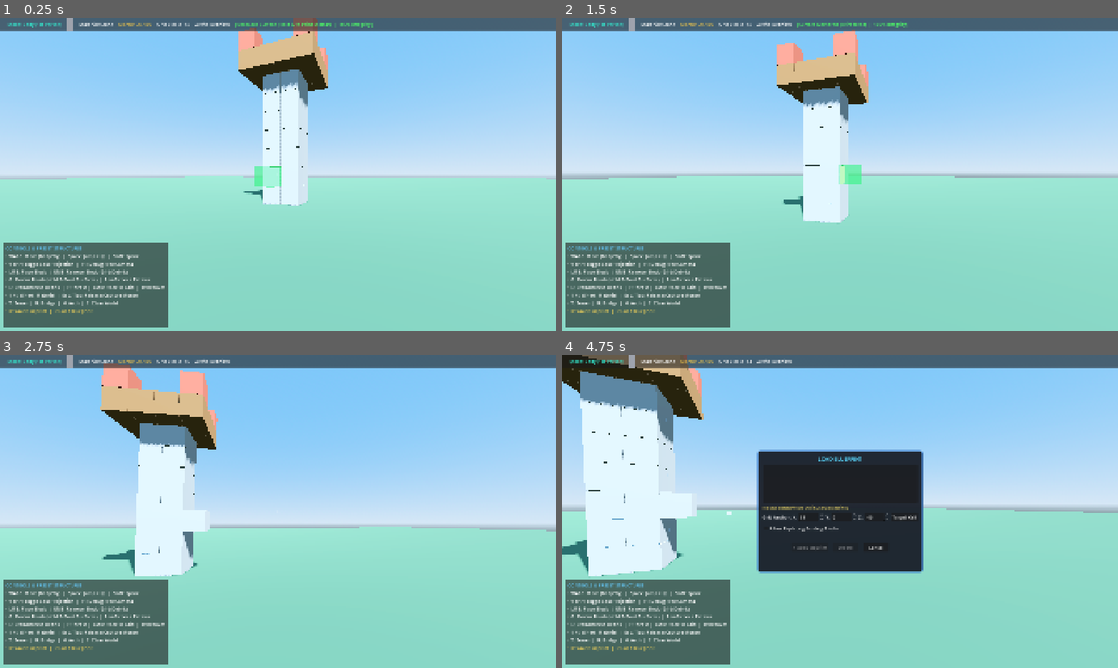
Above: before the commit, frames 1-4 (two rows, left to right).
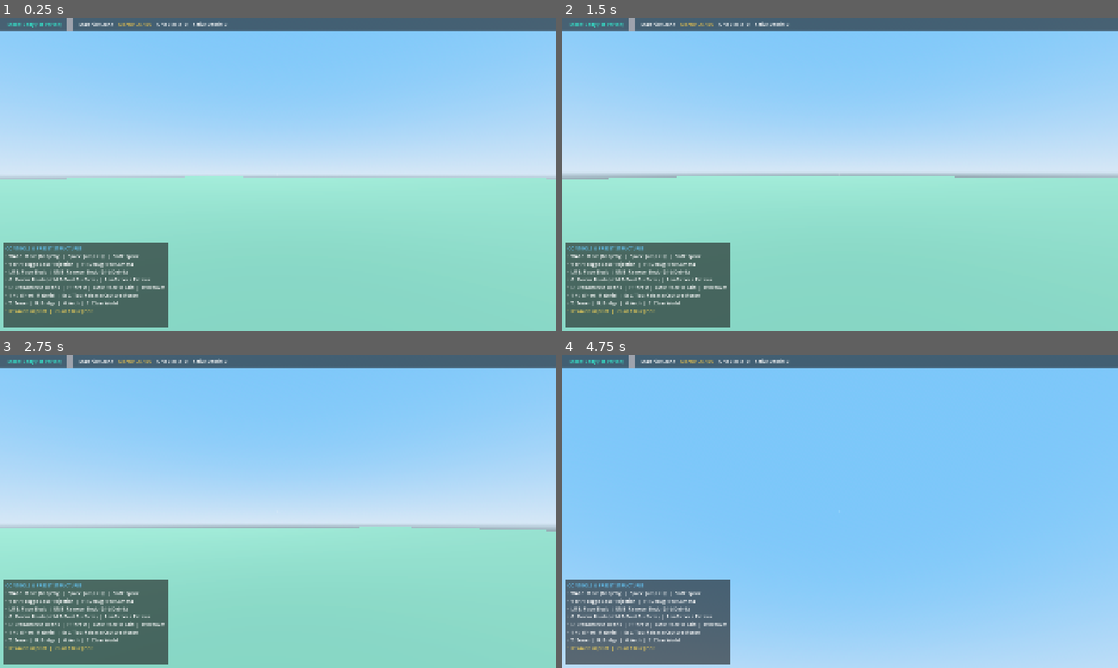
Above: after the commit, the same moments.

Repository: DPoveaa/my-story
Game: Godot game, scene res://scenes/world/GameWorld.tscn
Same seed, same stepped clock (60 frames per second), same inputs: the game is played once before the commit and once after it.
Inputs (mouse positions are in pixels of both pictures, inside the frame that each line leads up to):
- Up to frame 1 (0.25 s): no input
- Up to frame 2 (1.5 s): tap Enter at 0.5 s; move the mouse to (867, 174) at 0.52 s; hold Space (fly_up) from 0.53 s (still down); click (867, 174) at 0.6 s; move the mouse to (812, 174) at 1.27 s; tap G (apply_cement) at 1.35 s
- Up to frame 3 (2.75 s): keep holding Space (fly_up); click (250, 511) at 1.55 s; move the mouse to (289, 505) at 2.02 s; hold E (interact) from 2.03 s (still down); click (289, 505) at 2.3 s
- Up to frame 4 (4.75 s): move the mouse to (834, 517) at 2.77 s; release E (interact) at 2.78 s; click (834, 517) at 2.85 s; move the mouse to (878, 514) at 3.52 s; hold R (recover_block) 3.53-4.25 s; click (878, 514) at 3.8 s; tap L (load_blueprint) at 4.15 s; release Space (fly_up) at 4.25 s; drag from (673, 464) to (756, 433) at 4.27 s

The runs differ from the first frame. In frame 1, 5.9% of the frame differs, in the area x 33-68%, y 0-60%; in frame 2, 6.0%; in frame 3, 8.1%; in frame 4, 75%, in the area x 0-100%, y 0-100%.
Error after the commit: Parse Error: Cannot infer the type of "conflicts" variable because the value doesn't have a set type. (res://scenes/ui/BuildHUD.gd:513)

Commit message:
Implement M4 Reconstruction Planner, bounded area blueprints, and debris UI
- Implement ReconstructionPlanner (systems/blueprint/ReconstructionPlanner.gd) with deterministic cell classification (PRESENT, MISSING, CONFLICT, INVALID)
- Integrate reconstruction plan API in BlueprintManager and BuildHUD UI with summary counts and Inspect Plan feedback
- Preserve block durability immunity on physical contact, bumping, and debris movement while keeping joint breakage intact
- Maintain interactive two-corner area registration (K key), 3D box preview rendering, and desired layout persistence across collapses
- Exclude held debris in CollapseOrchestrator.is_cell_blocked_by_debris for mortar-coated debris ground placement
- Add 6 automated test cases in test_m4.gd covering all ReconstructionPlanner classification states, mixed states, and deterministic plan re-evaluation

Co-authored-by: DPoveaa <107443470+DPoveaa@users.noreply.github.com>

Diff:
--- a/autoloads/BlueprintManager.gd
+++ b/autoloads/BlueprintManager.gd
@@ -12,6 +12,7 @@
 signal blueprint_deleted(name: String)
 
 const BlueprintDataScript = preload("res://data/BlueprintData.gd")
+const ReconstructionPlannerScript = preload("res://systems/blueprint/ReconstructionPlanner.gd")
 
 @export var storage_dir: String = "user://blueprints"
 
@@ -408,6 +409,12 @@
 		return false
 	return save_blueprint(bp, true)
 
+## Generates a ReconstructionPlanner comparison between a blueprint and current world state.
+func plan_reconstruction(blueprint: BlueprintData, anchor_cell: Vector3i, player: Node = null) -> RefCounted:
+	var grid := _get_grid()
+	var orch := _get_orchestrator()
+	return ReconstructionPlannerScript.generate_plan(blueprint, anchor_cell, grid, orch, player)
+
 # ==============================================================================
 # INTENTIONAL PLAYER EDIT TRACKING (Vs. Collapses / Destruction)
 # ==============================================================================
--- a/scenes/ui/BuildHUD.gd
+++ b/scenes/ui/BuildHUD.gd
@@ -43,6 +43,7 @@
 var _anchor_z: SpinBox = null
 var _replace_checkbox: CheckBox = null
 var _load_place_btn: Button = null
+var _load_inspect_btn: Button = null
 var _load_delete_btn: Button = null
 
 func _ready() -> void:
@@ -410,6 +411,12 @@
 	_load_place_btn.pressed.connect(_on_load_confirm_pressed)
 	btns_hbox.add_child(_load_place_btn)
 
+	_load_inspect_btn = Button.new()
+	_load_inspect_btn.text = "Inspect Plan"
+	_load_inspect_btn.custom_minimum_size = Vector2(110, 32)
+	_load_inspect_btn.pressed.connect(_on_inspect_plan_pressed)
+	btns_hbox.add_child(_load_inspect_btn)
+
 	_load_delete_btn = Button.new()
 	_load_delete_btn.text = "Delete"
 	_load_delete_btn.custom_minimum_size = Vector2(90, 32)
@@ -464,9 +471,60 @@
 	var bp = bp_mgr.load_blueprint(bp_name)
 	if bp != null:
 		var dims: Vector3i = bp.get_dimensions()
-		_load_details_label.text = "Blueprint: %s  |  Blocks: %d  |  Size: %dx%dx%d  |  Joints: %d" % [
-			bp.name, bp.get_block_count(), dims.x, dims.y, dims.z, bp.joints.size()
-		]
+		var anchor := Vector3i(int(_anchor_x.value), int(_anchor_y.value), int(_anchor_z.value))
+		var plan = bp_mgr.plan_reconstruction(bp, anchor, player) if bp_mgr.has_method("plan_reconstruction") else null
+		if plan != null:
+			_load_details_label.text = "Blueprint: %s (%dx%dx%d) | PRESENT: %d | MISSING: %d | CONFLICT: %d | INVALID: %d" % [
+				bp.name, dims.x, dims.y, dims.z,
+				plan.present_count, plan.missing_count, plan.conflict_count, plan.invalid_count
+			]
+		else:
+			_load_details_label.text = "Blueprint: %s  |  Blocks: %d  |  Size: %dx%dx%d  |  Joints: %d" % [
+				bp.name, bp.get_block_count(), dims.x, dims.y, dims.z, bp.joints.size()
+			]
+
+func _on_inspect_plan_pressed() -> void:
+	var selected_items: PackedInt32Array = _load_item_list.get_selected_items()
+	if selected_items.is_empty():
+		_load_feedback_label.text = "Select a blueprint to inspect."
+		_load_feedback_label.add_theme_color_override("font_color", Color(1.0, 0.3, 0.3))
+		return
+
+	var bp_name: String = _load_item_list.get_item_text(selected_items[0])
+	var bp_mgr := _get_blueprint_manager()
+	if bp_mgr == null:
+		return
+
+	var bp = bp_mgr.load_blueprint(bp_name)
+	if bp == null:
+		return
+
+	var anchor := Vector3i(int(_anchor_x.value), int(_anchor_y.value), int(_anchor_z.value))
+	var plan = bp_mgr.plan_reconstruction(bp, anchor, player)
+	if plan == null:
+		return
+
+	var details := "Reconstruction Plan [%s] at (%d,%d,%d):\nPRESENT: %d | MISSING: %d | CONFLICT: %d | INVALID: %d" % [
+		bp.name, anchor.x, anchor.y, anchor.z,
+		plan.present_count, plan.missing_count, plan.conflict_count, plan.invalid_count
+	]
+
+	if plan.conflict_count > 0:
+		var conflicts := plan.get_conflict_entries()
+		var first_conf = conflicts[0]
+		details += "\nConflict at %s: %s" % [str(first_conf.get("world_cell", Vector3i.ZERO)), first_conf.get("reason", "UNKNOWN")]
+	elif plan.invalid_count > 0:
+		var invalids := plan.get_invalid_entries()
+		var first_inv = invalids[0]
+		details += "\nInvalid at %s: Out of Bounds" % str(first_inv.get("world_cell", Vector3i.ZERO))
+
+	_load_feedback_label.text = details
+	if plan.is_fully_intact():
+		_load_feedback_label.add_theme_color_override("font_color", Color(0.3, 1.0, 0.4))
+	elif plan.is_ready_for_reconstruction():
+		_load_feedback_label.add_theme_color_override("font_color", Color(0.4, 0.85, 1.0))
+	else:
+		_load_feedback_label.add_theme_color_override("font_color", Color(1.0, 0.7, 0.2))
 
 func _on_use_aim_pressed() -> void:
 	if player != null and player.has_target:
--- /dev/null
+++ b/systems/blueprint/ReconstructionPlanner.gd
@@ -0,0 +1,149 @@
+class_name ReconstructionPlanner
+extends RefCounted
+
+## Deterministic system that compares a registered construction blueprint against the live world.
+## Identifies what blocks exist (PRESENT), are missing (MISSING), conflict with wrong blocks/debris/player (CONFLICT),
+## or are out of bounds (INVALID).
+## Read-only and non-destructive: does NOT modify the world or live blueprint state during comparison.
+
+class PlanResult extends RefCounted:
+	var blueprint_name: String = ""
+	var anchor_cell: Vector3i = Vector3i.ZERO
+	var total_desired: int = 0
+	var present_count: int = 0
+	var missing_count: int = 0
+	var conflict_count: int = 0
+	var invalid_count: int = 0
+
+	## Array of Dictionary entries:
+	## [
+	##   {
+	##     "rel_pos": Vector3i,
+	##     "world_cell": Vector3i,
+	##     "expected_type": StringName,
+	##     "expected_durability": float,
+	##     "expected_metadata": Dictionary,
+	##     "status": StringName, # &"PRESENT", &"MISSING", &"CONFLICT", &"INVALID"
+	##     "actual_type": StringName,
+	##     "reason": String
+	##   }, ...
+	## ]
+	var entries: Array[Dictionary] = []
+
+	func is_fully_intact() -> bool:
+		return present_count == total_desired and total_desired > 0
+
+	func is_ready_for_reconstruction() -> bool:
+		return conflict_count == 0 and invalid_count == 0 and missing_count > 0
+
+	func get_missing_entries() -> Array[Dictionary]:
+		var res: Array[Dictionary] = []
+		for e in entries:
+			if e.get("status", &"") == &"MISSING":
+				res.append(e)
+		return res
+
+	func get_conflict_entries() -> Array[Dictionary]:
+		var res: Array[Dictionary] = []
+		for e in entries:
+			if e.get("status", &"") == &"CONFLICT":
+				res.append(e)
+		return res
+
+	func get_invalid_entries() -> Array[Dictionary]:
+		var res: Array[Dictionary] = []
+		for e in entries:
+			if e.get("status", &"") == &"INVALID":
+				res.append(e)
+		return res
+
+## Generates a deterministic ReconstructionPlan for the given blueprint and world anchor.
+static func generate_plan(blueprint: BlueprintData, anchor_cell: Vector3i, grid_system: Node, orchestrator: Node = null, player: Node = null) -> PlanResult:
+	var result := PlanResult.new()
+	if blueprint == null:
+		return result
+
+	result.blueprint_name = blueprint.name
+	result.anchor_cell = anchor_cell
+
+	if grid_system == null or blueprint.blocks.is_empty():
+		return result
+
+	result.total_desired = blueprint.blocks.size()
+
+	for item in blueprint.blocks:
+		if not (item is Dictionary):
+			continue
+
+		var pos_arr = item.get("rel_pos", null)
+		if not (pos_arr is Array and pos_arr.size() == 3):
+			continue
+
+		var rel := Vector3i(int(pos_arr[0]), int(pos_arr[1]), int(pos_arr[2]))
+		var world_cell := anchor_cell + rel
+		var exp_type := StringName(item.get("block_type", "stone"))
+		var exp_dur := float(item.get("durability", 1.0))
+		var exp_meta: Dictionary = item.get("metadata", {}).duplicate(true)
+
+		var entry: Dictionary = {
+			"rel_pos": rel,
+			"world_cell": world_cell,
+			"expected_type": exp_type,
+			"expected_durability": exp_dur,
+			"expected_metadata": exp_meta,
+			"status": &"MISSING",
+			"actual_type": &"",
+			"reason": ""
+		}
+
+		# 1. Bounds Check
+		if world_cell.y < grid_system.min_y or absi(world_cell.x) > grid_system.max_coord_bound or absi(world_cell.z) > grid_system.max_coord_bound or world_cell.y > grid_system.max_coord_bound:
+			entry["status"] = &"INVALID"
+			entry["reason"] = "OUT_OF_BOUNDS"
+			result.invalid_count += 1
+			result.entries.append(entry)
+			continue
+
+		# 2. Grid Occupancy Check
+		if grid_system.has_block(world_cell):
+			var actual_block: BlockData = grid_system.get_block(world_cell)
+			var act_type: StringName = actual_block.block_type if actual_block != null else &""
+			entry["actual_type"] = act_type
+
+			if act_type == exp_type:
+				entry["status"] = &"PRESENT"
+				entry["reason"] = ""
+				result.present_count += 1
+			else:
+				entry["status"] = &"CONFLICT"
+				entry["reason"] = "WRONG_BLOCK_TYPE"
+				result.conflict_count += 1
+
+			result.entries.append(entry)
+			continue
+
+		# 3. Empty Grid Cell Check — Check Debris / Player Obstructions
+		var is_blocked_by_debris: bool = false
+		if orchestrator != null and orchestrator.has_method("is_cell_blocked_by_debris"):
+			is_blocked_by_debris = orchestrator.is_cell_blocked_by_debris(world_cell, grid_system.cell_size)
+
+		var overlaps_player: bool = false
+		if player != null and player.has_method("is_cell_overlapping_player"):
+			overlaps_player = player.is_cell_overlapping_player(world_cell, grid_system.cell_size)
+
+		if is_blocked_by_debris:
+			entry["status"] = &"CONFLICT"
+			entry["reason"] = "DEBRIS_COLLISION"
+			result.conflict_count += 1
+		elif overlaps_player:
+			entry["status"] = &"CONFLICT"
+			entry["reason"] = "PLAYER_OVERLAP"
+			result.conflict_count += 1
+		else:
+			entry["status"] = &"MISSING"
+			entry["reason"] = "EMPTY_CELL"
+			result.missing_count += 1
+
+		result.entries.append(entry)
+
+	return result
--- a/tests/test_m4.gd
+++ b/tests/test_m4.gd
@@ -61,6 +61,12 @@
 	_run_test("test_persisted_desired_layout_after_collapse")
 	_run_test("test_intentional_edit_vs_destructive_event")
 	_run_test("test_atomic_restoration_failure")
+	_run_test("test_planner_fully_intact_all_present")
+	_run_test("test_planner_missing_blocks")
+	_run_test("test_planner_wrong_block_type_conflict")
+	_run_test("test_planner_debris_and_player_obstruction")
+	_run_test("test_planner_out_of_bounds_invalid")
+	_run_test("test_planner_mixed_states_and_deterministic_reevaluation")
 
 	print("==================================================")
 	print("M4 TEST RESULTS: %d PASSED, %d FAILED" % [_passed, _failed])
@@ -993,6 +999,141 @@
 
 	return true
 
+func test_planner_fully_intact_all_present() -> bool:
+	var grid := _make_grid()
+	grid.place_block(Vector3i(0, 0, 0), &"stone")
+	grid.place_block(Vector3i(1, 0, 0), &"wood")
+
+	var bp := BlueprintDataScript.new("intact_test")
+	bp.blocks = [
+		{"rel_pos": [0, 0, 0], "block_type": "stone", "durability": 1.0, "metadata": {}},
+		{"rel_pos": [1, 0, 0], "block_type": "wood", "durability": 1.0, "metadata": {}}
+	]
+
+	var plan = ReconstructionPlanner.generate_plan(bp, Vector3i(0, 0, 0), grid)
+	if plan == null or not plan.is_fully_intact():
+		return false
+	if plan.present_count != 2 or plan.missing_count != 0 or plan.conflict_count != 0:
+		return false
+
+	return true
+
+func test_planner_missing_blocks() -> bool:
+	var grid := _make_grid()
+	grid.place_block(Vector3i(0, 0, 0), &"stone")
+
+	var bp := BlueprintDataScript.new("missing_test")
+	bp.blocks = [
+		{"rel_pos": [0, 0, 0], "block_type": "stone", "durability": 1.0, "metadata": {}},
+		{"rel_pos": [1, 0, 0], "block_type": "stone", "durability": 1.0, "metadata": {}}
+	]
+
+	var plan = ReconstructionPlanner.generate_plan(bp, Vector3i(0, 0, 0), grid)
+	if plan == null or plan.present_count != 1 or plan.missing_count != 1:
+		return false
+
+	var missing = plan.get_missing_entries()
+	if missing.size() != 1 or missing[0].get("world_cell", Vector3i.ZERO) != Vector3i(1, 0, 0):
+		return false
+
+	return true
+
+func test_planner_wrong_block_type_conflict() -> bool:
+	var grid := _make_grid()
+	grid.place_block(Vector3i(0, 0, 0), &"brick")
+
+	var bp := BlueprintDataScript.new("wrong_type_test")
+	bp.blocks = [
+		{"rel_pos": [0, 0, 0], "block_type": "stone", "durability": 1.0, "metadata": {}}
+	]
+
+	var plan = ReconstructionPlanner.generate_plan(bp, Vector3i(0, 0, 0), grid)
+	if plan == null or plan.conflict_count != 1 or plan.present_count != 0:
+		return false
+
+	var conflicts = plan.get_conflict_entries()
+	if conflicts.size() != 1 or conflicts[0].get("reason", "") != "WRONG_BLOCK_TYPE":
+		return false
+
+	return true
+
+func test_planner_debris_and_player_obstruction() -> bool:
+	var grid := _make_grid()
+	var orch := CollapseOrchestrator.new()
+	orch.grid_system = grid
+
+	var island := DebrisIsland.new()
+	island.orchestrator = orch
+	island.setup_island([Vector3i.ZERO], {Vector3i.ZERO: BlockData.new("stone", 1.0)}, 1.0)
+	island.position = Vector3(2.5, 0.5, 0.5)
+	orch.register_debris_island(island)
+
+	var bp := BlueprintDataScript.new("debris_test")
+	bp.blocks = [
+		{"rel_pos": [2, 0, 0], "block_type": "stone", "durability": 1.0, "metadata": {}}
+	]
+
+	var plan = ReconstructionPlanner.generate_plan(bp, Vector3i(0, 0, 0), grid, orch)
+	if plan == null or plan.conflict_count != 1:
+		island.queue_free()
+		orch.queue_free()
+		return false
+
+	var conflicts = plan.get_conflict_entries()
+	if conflicts.is_empty() or conflicts[0].get("reason", "") != "DEBRIS_COLLISION":
+		island.queue_free()
+		orch.queue_free()
+		return false
+
+	island.queue_free()
+	orch.queue_free()
+	return true
+
+func test_planner_out_of_bounds_invalid() -> bool:
+	var grid := _make_grid()
+	var bp := BlueprintDataScript.new("bounds_test")
+	bp.blocks = [
+		{"rel_pos": [0, -10, 0], "block_type": "stone", "durability": 1.0, "metadata": {}}
+	]
+
+	var plan = ReconstructionPlanner.generate_plan(bp, Vector3i(0, 0, 0), grid)
+	if plan == null or plan.invalid_count != 1:
+		return false
+
+	var invalids = plan.get_invalid_entries()
+	if invalids.is_empty() or invalids[0].get("reason", "") != "OUT_OF_BOUNDS":
+		return false
+
+	return true
+
+func test_planner_mixed_states_and_deterministic_reevaluation() -> bool:
+	var grid := _make_grid()
+	grid.place_block(Vector3i(0, 0, 0), &"stone")
+	grid.place_block(Vector3i(1, 0, 0), &"gold")
+
+	var bp := BlueprintDataScript.new("mixed_test")
+	bp.blocks = [
+		{"rel_pos": [0, 0, 0], "block_type": "stone", "durability": 1.0, "metadata": {}},
+		{"rel_pos": [1, 0, 0], "block_type": "wood", "durability": 1.0, "metadata": {}},
+		{"rel_pos": [2, 0, 0], "block_type": "brick", "durability": 1.0, "metadata": {}}
+	]
+
+	var plan1 = ReconstructionPlanner.generate_plan(bp, Vector3i(0, 0, 0), grid)
+	var plan2 = ReconstructionPlanner.generate_plan(bp, Vector3i(0, 0, 0), grid)
+
+	if plan1 == null or plan2 == null:
+		return false
+
+	if plan1.present_count != 1 or plan1.missing_count != 1 or plan1.conflict_count != 1:
+		return false
+	if plan1.present_count != plan2.present_count or plan1.missing_count != plan2.missing_count or plan1.conflict_count != plan2.conflict_count:
+		return false
+
+	if grid.get_block_count() != 2:
+		return false
+
+	return true
+
 func test_persisted_desired_layout_after_collapse() -> bool:
 	var grid := _make_grid()
 	var bp_mgr := _make_manager()
